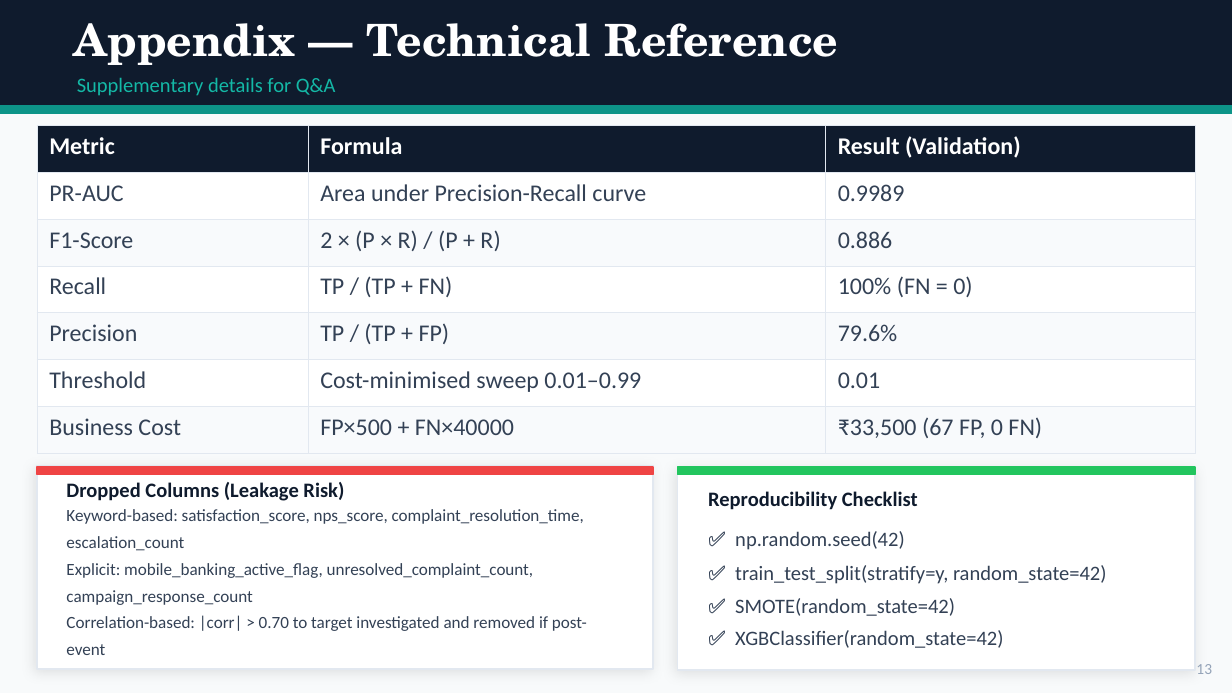
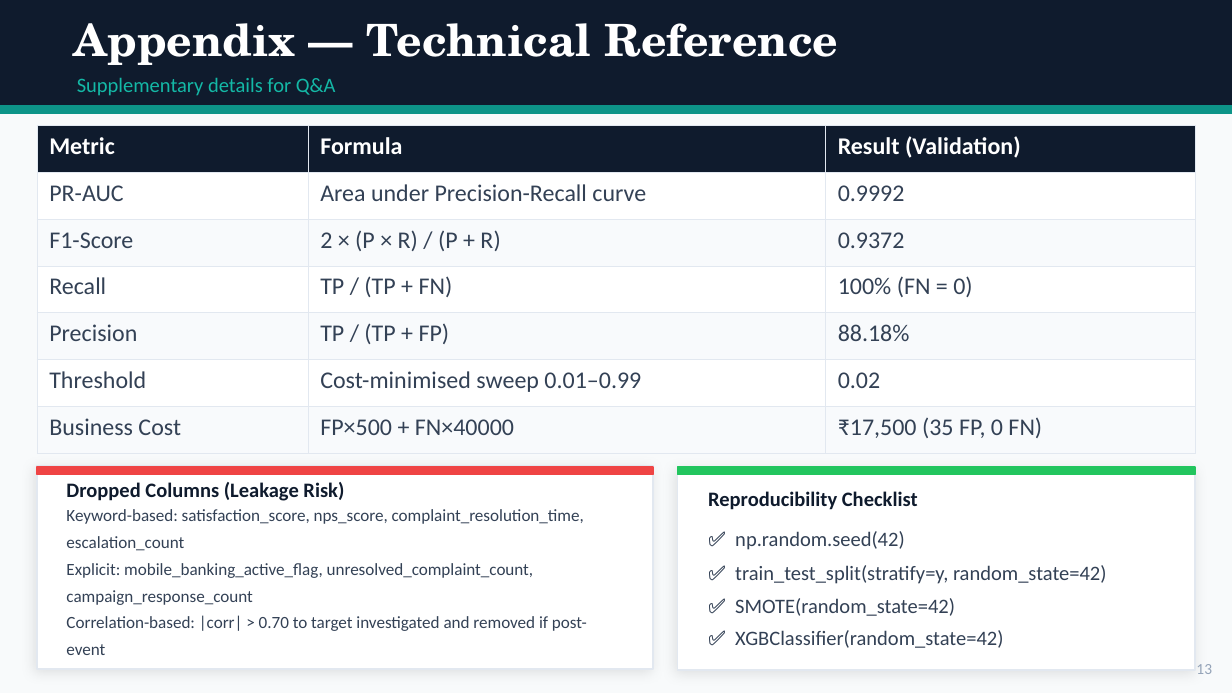
Before and after one commit to Atasii/churnzero26-banking-churn, a slide deck: slide 13 of ChurnZero_atasikolexi05_presentation.pptx. Drawn at 1232x693 pixels with LibreOffice and Linux fonts; fonts in the diff are those of the drawing. Boxes give left, top, right and bottom in pixels: in the first picture for what was removed or moved away, otherwise in the second. Text is boxed around its words. In the diff, an @@ line names an element or a change of style, - is before the commit and + after.

```diff
--- a/ChurnZero_atasikolexi05_presentation.pptx
+++ b/ChurnZero_atasikolexi05_presentation.pptx
@@ table at (x1=37, y1=126, x2=1195, y2=453) @@
-row 2, column 3: 0.9989
+row 2, column 3: 0.9992
-row 3, column 3: 0.886
+row 3, column 3: 0.9372
-row 5, column 3: 79.6%
+row 5, column 3: 88.18%
-row 6, column 3: 0.01
+row 6, column 3: 0.02
-row 7, column 3: ₹33,500 (67 FP, 0 FN)
+row 7, column 3: ₹17,500 (35 FP, 0 FN)
```
Also in this commit, not shown: 5 other slides changed, 5 other files.
